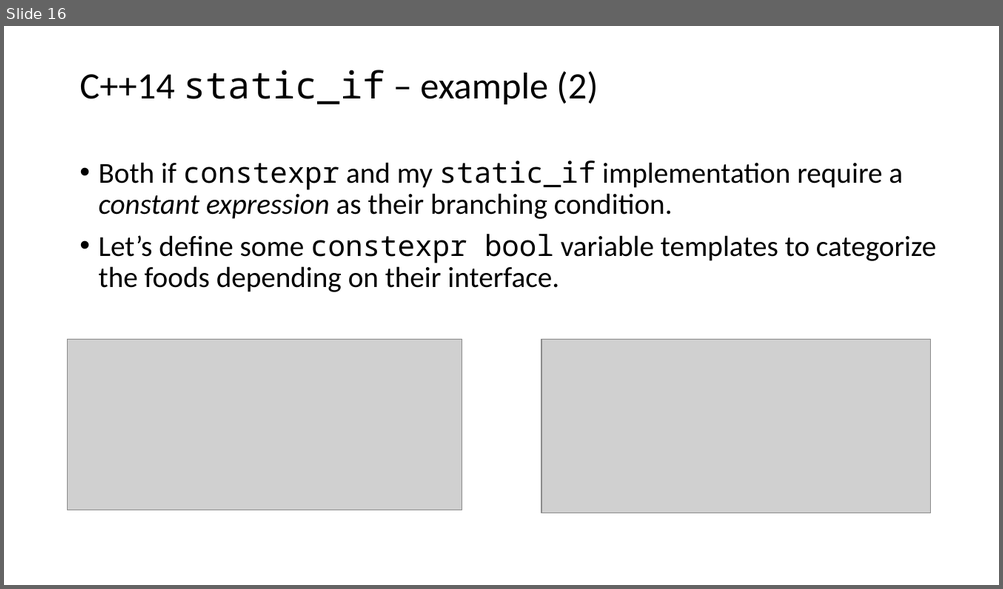
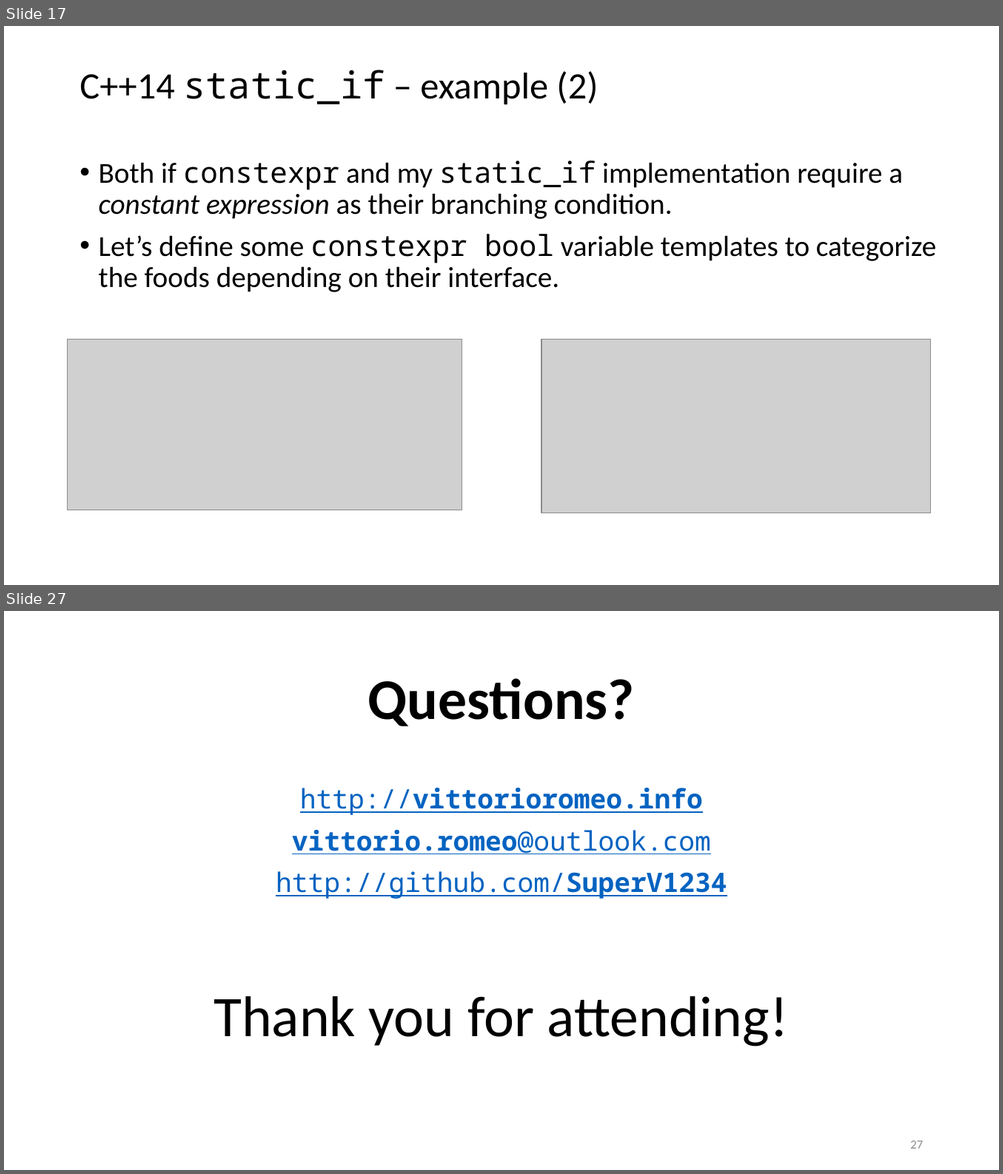
Before and after one commit to vittorioromeo/cppcon2016, a slide deck: static_control_flow/slides.pptx. Shown one above the other, each under a label of ours: slide 16 before the commit, slides 17 and 27 after it; the slides between them are not shown. The pictures are 1003x589 and 1003x1174 pixels, drawn with LibreOffice and Linux fonts; fonts in the diff are those of the drawing; grey boxes stand for pictures. Boxes give left, top, right and bottom in pixels: in the first picture for what was removed or moved away, otherwise in the second. Text is boxed around its words. In the diff, an @@ line names an element or a change of style, - is before the commit and + after.

```diff
--- a/static_control_flow/slides.pptx
+++ b/static_control_flow/slides.pptx
@@ slide 27 added at (x1=4, y1=611, x2=999, y2=1170), background #FFFFFF @@
@@ text added at (x1=213, y1=678, x2=788, y2=1047), 25.9 pt, text #0563C1, underline @@
+Questions?
+http://vittorioromeo.info
+vittorio.romeo@outlook.com
+http://github.com/SuperV1234
+Thank you for attending!
@@ page number added at (x1=910, y1=1141, x2=922, y2=1149), 12 pt, text #8C8C8C @@
+27
@@ what was slide 16 is now slide 17 @@
```
Also in this commit, not shown: 1 slide changed, 2 other slides added, 1 other file.
